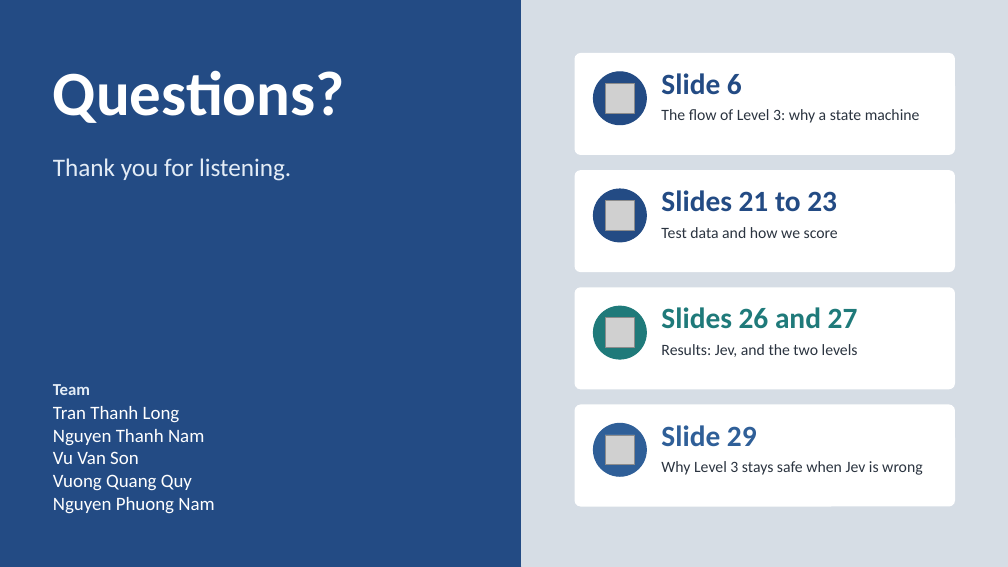
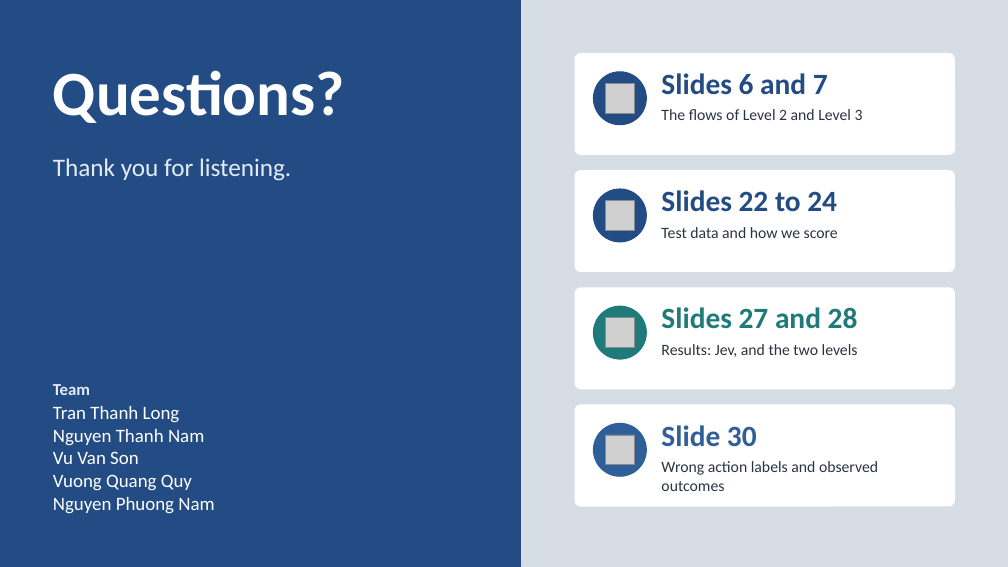
Before and after one commit to neilonthesky/english-presentation, a slide deck: slide 32 of slides/deck.pptx (slide 31 before the commit). Drawn at 1008x567 pixels with LibreOffice and Linux fonts; fonts in the diff are those of the drawing; grey boxes stand for pictures. Boxes give left, top, right and bottom in pixels: in the first picture for what was removed or moved away, otherwise in the second. Text is boxed around its words. In the diff, an @@ line names an element or a change of style, - is before the commit and + after.

```diff
--- a/slides/deck.pptx
+++ b/slides/deck.pptx
@@ text at [661, 73, 828, 95]: text changed @@
-Slide 6
+Slides 6 and 7
@@ text at [661, 109, 863, 120]: text changed @@
-The flow of Level 3: why a state machine
+The flows of Level 2 and Level 3
@@ text at [661, 190, 837, 212]: text changed @@
-Slides 21 to 23
+Slides 22 to 24
@@ text at [661, 307, 858, 329]: text changed @@
-Slides 26 and 27
+Slides 27 and 28
@@ text at [661, 425, 757, 447]: text changed @@
-Slide 29
+Slide 30
@@ text at [661, 461, 878, 491]: text changed @@
-Why Level 3 stays safe when Jev is wrong
+Wrong action labels and observed outcomes
```
Also in this commit, not shown: 12 other slides changed, 1 slide added, 1 other file.
